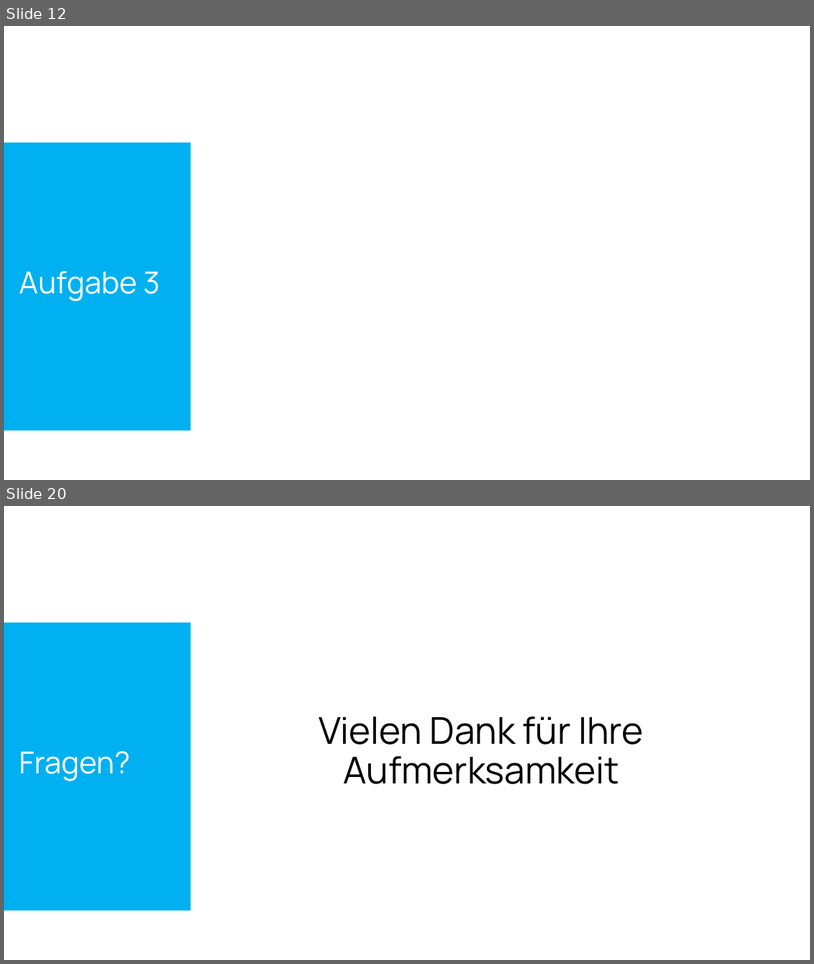
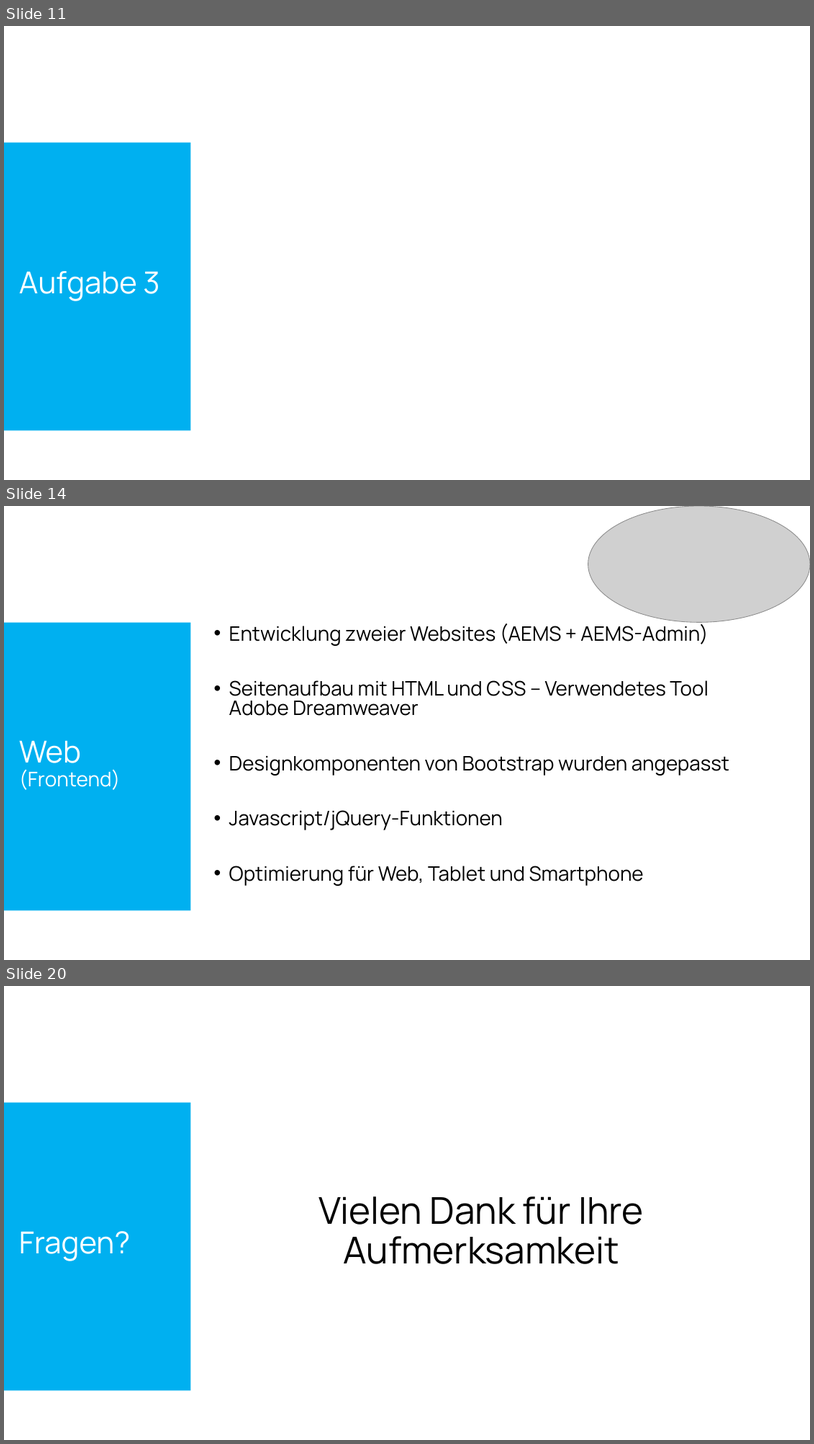
Before and after one commit to SebastianMandl/AEMS, a slide deck: Planung/Praesentationen/Praesentation_SRDP.pptx. Shown one above the other, each under a label of ours: slides 12 and 20 before the commit, slides 11, 14 and 20 after it; the slides between them are not shown. The pictures are 814x964 and 814x1444 pixels, drawn with LibreOffice and Linux fonts; fonts in the diff are those of the drawing; grey boxes stand for pictures. Boxes give left, top, right and bottom in pixels: in the first picture for what was removed or moved away, otherwise in the second. Text is boxed around its words. In the diff, an @@ line names an element or a change of style, - is before the commit and + after.

```diff
--- a/Planung/Praesentationen/Praesentation_SRDP.pptx
+++ b/Planung/Praesentationen/Praesentation_SRDP.pptx
@@ slide 14 added at (4,506,810,960), background #FFFFFF; not listed: 1 template element that a slide beside it also shows @@
@@ picture added at (589,506,810,622) @@
@@ text added at (229,622,730,885), 23.8 pt, text #000000 @@
+• Entwicklung zweier Websites (AEMS + AEMS-Admin)
+• Seitenaufbau mit HTML und CSS – Verwendetes Tool Adobe Dreamweaver
+• Designkomponenten von Bootstrap wurden angepasst
+• Javascript/jQuery-Funktionen
+• Optimierung für Web, Tablet und Smartphone
@@ title added at (19,740,121,790), 24 pt, text #FFFFFF @@
+Web (Frontend)
@@ what was slide 12 is now slide 11 @@
```
Also in this commit, not shown: 4 other slides added, 5 slides removed, 4 other files.
